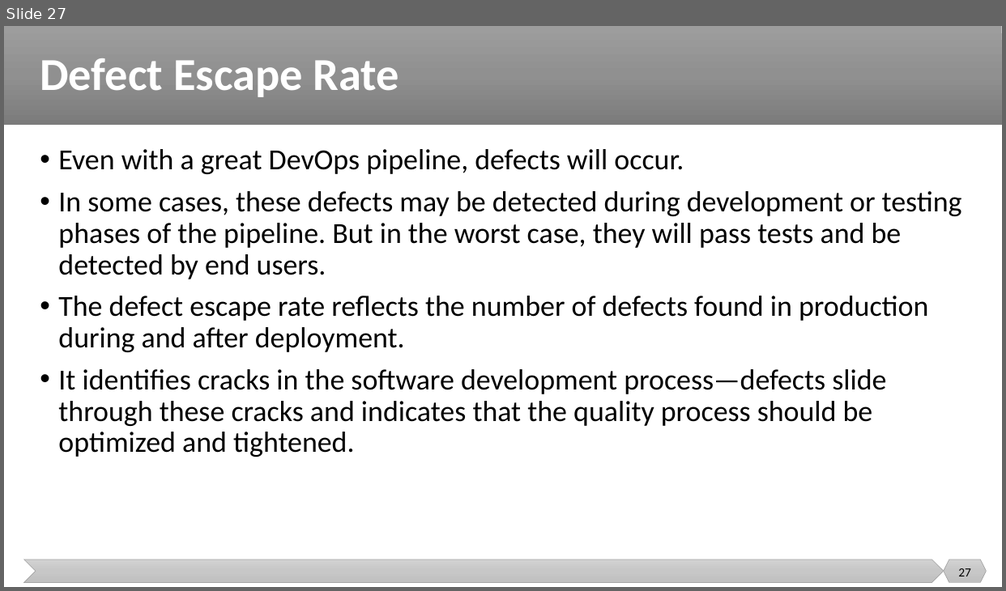
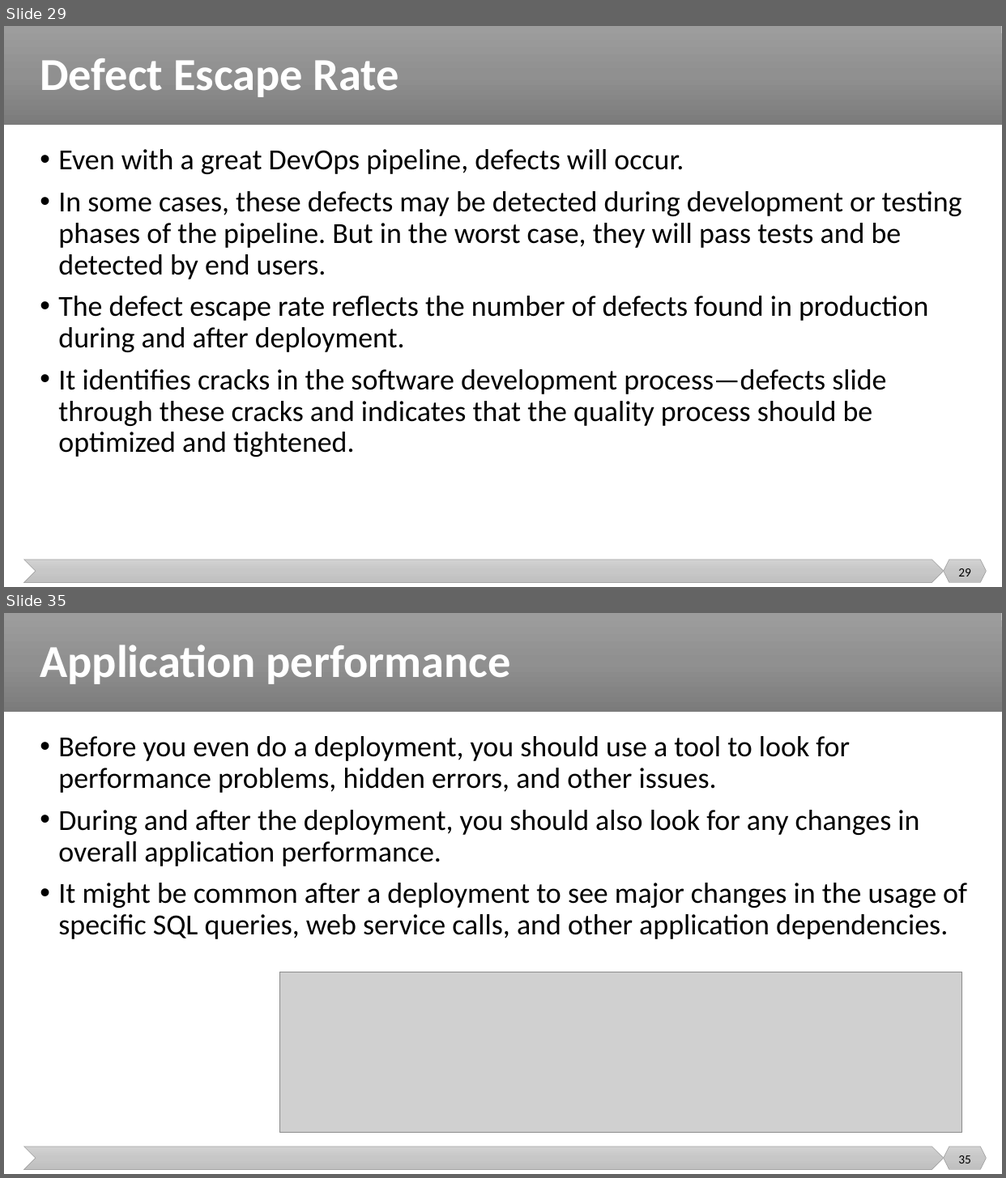
Before and after one commit to malenezi/malenezi, a slide deck: SE489/Lectures/8-DevOps Metrics/DevOps Metrics.pptx. Shown one above the other, each under a label of ours: slide 27 before the commit, slides 29 and 35 after it; the slides between them are not shown. The pictures are 1006x591 and 1006x1178 pixels, drawn with LibreOffice and Linux fonts; fonts in the diff are those of the drawing; grey boxes stand for pictures. Boxes give left, top, right and bottom in pixels: in the first picture for what was removed or moved away, otherwise in the second. Text is boxed around its words. In the diff, an @@ line names an element or a change of style, - is before the commit and + after.

```diff
--- a/SE489/Lectures/8-DevOps Metrics/DevOps Metrics.pptx
+++ b/SE489/Lectures/8-DevOps Metrics/DevOps Metrics.pptx
@@ slide 35 added at <box>4,613,1002,1174</box>, background #FFFFFF; not listed: 3 template elements that a slide beside it also shows @@
@@ title added at <box>40,645,511,684</box>, 44 pt, text #FFFFFF, bold @@
+Application performance
@@ text added at <box>58,736,967,939</box>, 28 pt, text #000000 @@
+• Before you even do a deployment, you should use a tool to look for performance problems, hidden errors, and other issues.
+• During and after the deployment, you should also look for any changes in overall application performance.
+• It might be common after a deployment to see major changes in the usage of specific SQL queries, web service calls, and other application dependencies.
@@ picture added at <box>279,973,962,1133</box> @@
@@ page number added at <box>958,1156,971,1164</box>, 12 pt, text #000000 @@
+35
@@ what was slide 27 is now slide 29 @@
@@ page number at <box>958,569,971,577</box>: text changed @@
-27
+29
```
Also in this commit, not shown: 3 slides changed, 11 other slides added, 1 slide removed.
